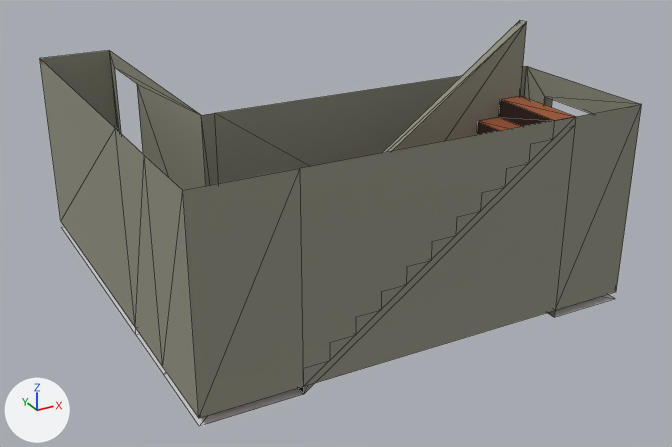
One commit to the glTF model assets/models/appartment/corridor.glb: the scene before it, then after it.
Before and after are seen from a 50 mm camera at (-5.29, -12.71, 5.64) aimed at (0.18, -2.76, 0.66). Lighting does not change. The marker at lower left points along +X, +Y and +Z. Mesh edges are drawn as thin lines. Vertices at the same position are counted once.

Objects in the first picture: 'corridor'.
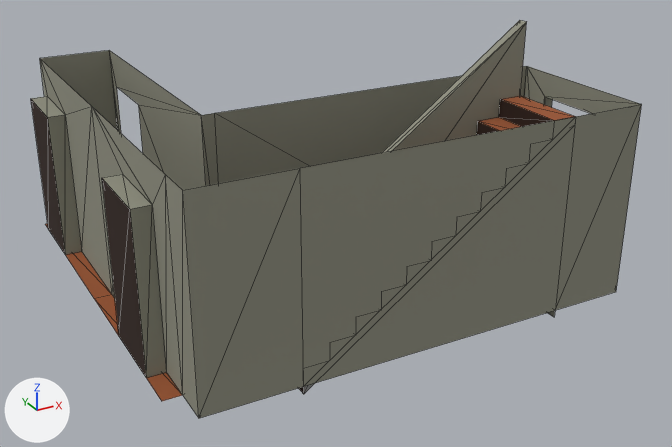
Boxes (x1, y1, x2, y2) around the edits, measured in the pictures (672 x 447 px):
'corridor', reshaped
    before: (40, 20, 642, 426)
    after: (31, 20, 642, 418)
part 1 of me_cube_010, built on
    before: (40, 50, 615, 426)
    after: (31, 50, 206, 418)

Diff of the bpy script that builds the scene:
```diff
--- a/assets/models/appartment/corridor.glb.py
+++ b/assets/models/appartment/corridor.glb.py
@@ me_cube_010 @@
 # used by ob_corridor; location = (0.0, 0.0, 0.0)
-me_cube_010.from_pydata(...)  # 117 vertices, 156 faces; spans x -2.7..3.16, y -5.1..0.65, z -0.1..3.4
+me_cube_010.from_pydata(...)  # 126 vertices, 172 faces; spans x -2.93..3.16, y -5.1..0.65, z -0.1..3.4
+# me_cube_010 part 1
+# 14 vertices are removed from x -2.7..3.02, y -5.1..0.65, z -0.1..2.5
+# 23 faces are deleted
+# 2 vertices move from x -1.7, y -0.57..0.44, z 2.29 to x -1.7, y -0.57..0.44, z 2.0
+# 13 vertices are added at x -2.93..-2.7, y -4.63..0.65, z 0.0..2.5
+# 10 new vertices lie (0.23, 0.0, 0.0) away from vertices in x -2.93, y -4.63..0.44, z 0.0..2.0
+# 4 new faces join them, mat_darker_wood (brown #2c180d)
+# 9 new faces join them, mat_lighter_wood (brown #99542e)
+# 26 new faces join them, mat_concrete (grey #909081)
 me_cube_010.materials.append(mat_darker_wood)
```
